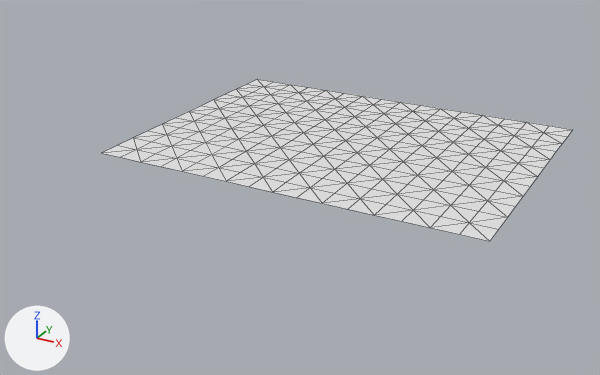
The OBJ model assets/maps/chunks/terrain_lod1_-1_3.obj as it was, and as the next commit left it.
The view is the same before and after, from a camera (50 mm lens) standing at (24.3, -334.1, 40.7) and looking at (-34.3, -227.7, -12.5). Lighting does not change. The marker at lower left points along +X, +Y and +Z. The picture after the commit comes second. Mesh edges are drawn as thin lines. Where no turn or scale is listed for an object, it has been applied to the vertices.

In view in the first picture: 'terrain_lod1_-1_3'.
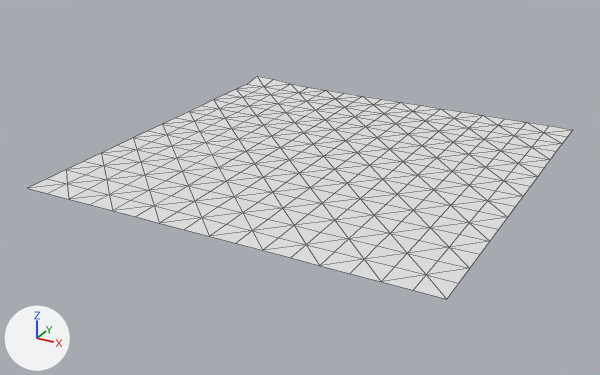
Location of each change, (x1, y1, x2, y2) in pixels of the pictures (600 x 375 px; the box of a moved part takes in the faces that stretch with it):
'terrain_lod1_-1_3', reshaped (16% wider, 37% taller): before (102, 79, 572, 241); after (28, 76, 572, 299)
part 1 of me_terrain_lod1__1_3, moved or reshaped: before (248, 79, 308, 93); after (248, 76, 308, 93)
part 2 of me_terrain_lod1__1_3, added: after (28, 153, 490, 299)

Diff of the bpy script that builds the scene:
```diff
--- a/assets/maps/chunks/terrain_lod1_-1_3.obj.py
+++ b/assets/maps/chunks/terrain_lod1_-1_3.obj.py
@@ me_terrain_lod1__1_3 @@
 # used by ob_terrain_lod1__1_3; location = (0.0, 0.0, 0.0)
 # verts and faces of me_terrain_lod1__1_3; kept vertices keep their numbers, new ones are numbered from 221
 # before: 0 (-64.0, -192.0, -8.0) at pixel (257, 79), 3 (-60.0, -192.0, -8.0) at pixel (273, 81), 4 (-56.0, -192.0, -8.0) at pixel (290, 84)
-me_terrain_lod1__1_3.from_pydata(...)  # 221 vertices, 384 faces; spans x -64.0..0.0, y -240.0..-192.0, z -8.0
+me_terrain_lod1__1_3.from_pydata(...)  # 289 vertices, 512 faces; spans x -64.0..0.0, y -256.0..-192.0, z -8.0..-7.3
+# me_terrain_lod1__1_3 part 1
+verts[0] = (-64.0, -192.0, -7.3)  # moved, pixel (257, 76)
+verts[3] = (-60.0, -192.0, -7.5)  # moved, pixel (273, 79)
+verts[4] = (-56.0, -192.0, -7.8)  # moved, pixel (290, 83)
+# me_terrain_lod1__1_3 part 2
+# 17 new vertices lie (0.0, -4.0, 0.0) away from vertices in x -64.0..0.0, y -240.0, z -8.0
+# 17 new vertices lie (0.0, -4.0, 0.0) away from vertices in x -64.0..0.0, y -244.0, z -8.0
+# 17 new vertices lie (0.0, -4.0, 0.0) away from vertices in x -64.0..0.0, y -248.0, z -8.0
+# 17 new vertices lie (0.0, -4.0, 0.0) away from vertices in x -64.0..0.0, y -252.0, z -8.0
+# 128 new faces join them
```
